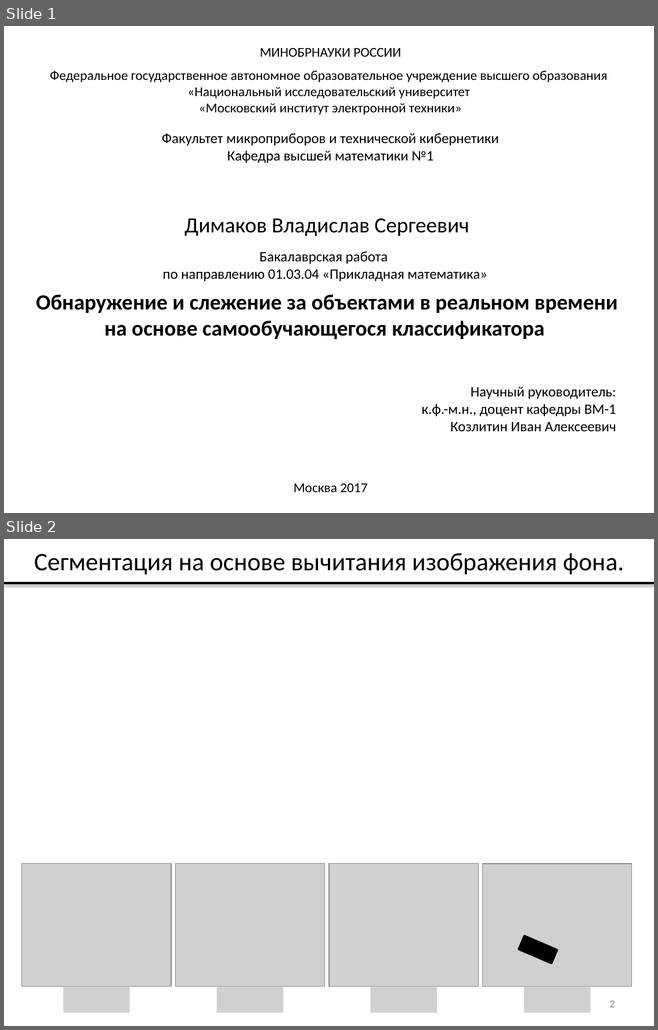
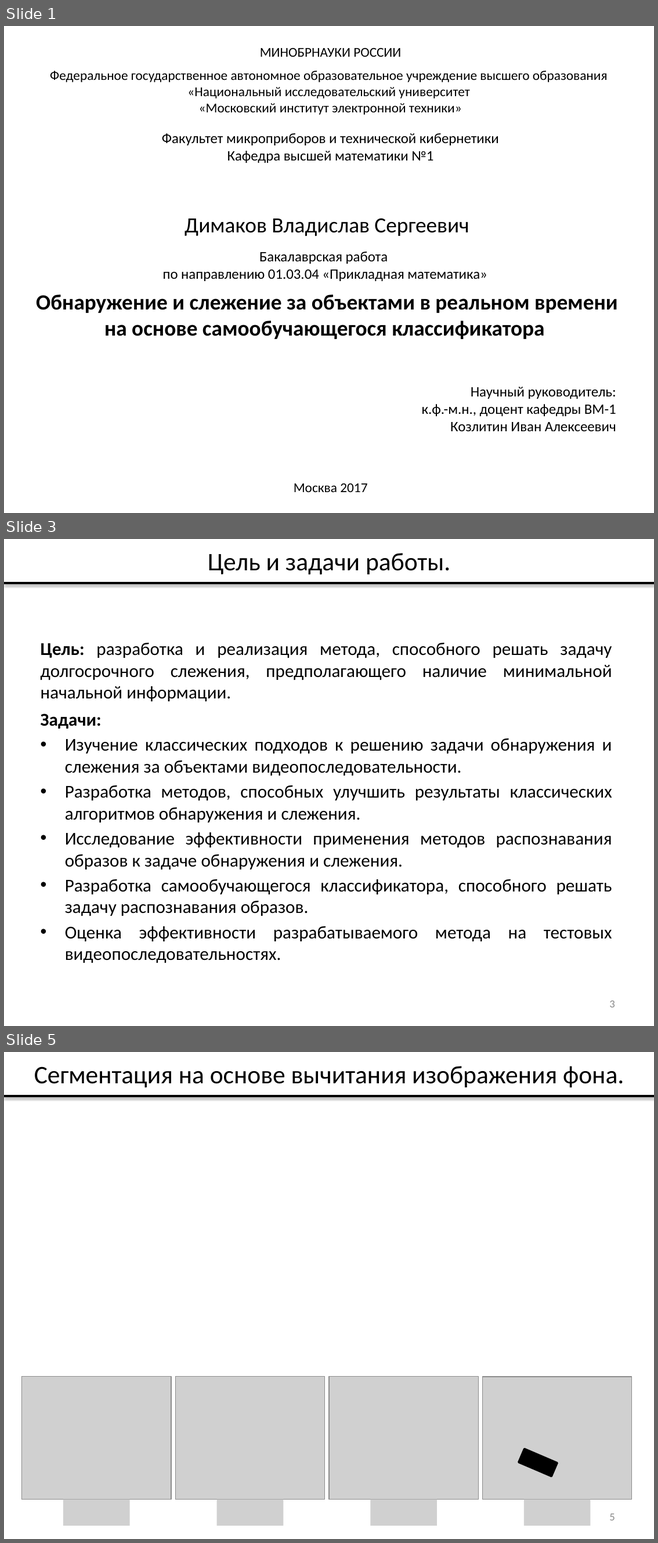
Before and after one commit to vladdimakov/cv2, a slide deck: ВКР/Презентация_Димаков_В.С._МП-40.pptx. Shown one above the other, each under a label of ours: slides 1 and 2 before the commit, slides 1, 3 and 5 after it; the slides between them are not shown. The pictures are 658x1030 and 658x1543 pixels, drawn with LibreOffice and Linux fonts; fonts in the diff are those of the drawing; grey boxes stand for pictures. Boxes give left, top, right and bottom in pixels: in the first picture for what was removed or moved away, otherwise in the second. Text is boxed around its words. In the diff, an @@ line names an element or a change of style, - is before the commit and + after.

```diff
--- a/ВКР/Презентация_Димаков_В.С._МП-40.pptx
+++ b/ВКР/Презентация_Димаков_В.С._МП-40.pptx
@@ slide 3 added at <box>4,539,654,1026</box>, background #FFFFFF @@
@@ title added at <box>208,553,450,574</box>, 28 pt, text #000000 @@
+Цель и задачи работы.
@@ line added from (4, 583) to (654, 583), #000000 2 pt @@
@@ text added at <box>41,643,612,963</box>, 20 pt, text #000000 @@
+Цель: разработка и реализация метода, способного решать задачу долгосрочного слежения, предполагающего наличие минимальной начальной информации.
+Задачи:
+• Изучение классических подходов к решению задачи обнаружения и слежения за объектами видеопоследовательности.
+• Разработка методов, способных улучшить результаты классических алгоритмов обнаружения и слежения.
+• Исследование эффективности применения методов распознавания образов к задаче обнаружения и слежения.
+• Разработка самообучающегося классификатора, способного решать задачу распознавания образов.
+• Оценка эффективности разрабатываемого метода на тестовых видеопоследовательностях.
@@ page number added at <box>609,1001,614,1008</box>, 12 pt, text #898989 @@
+3
@@ what was slide 2 is now slide 5 @@
@@ page number at <box>609,1514,614,1521</box>: text changed @@
-2
+5
```
Also in this commit, not shown: 2 slides changed, 8 other slides added, 1 slide removed.
